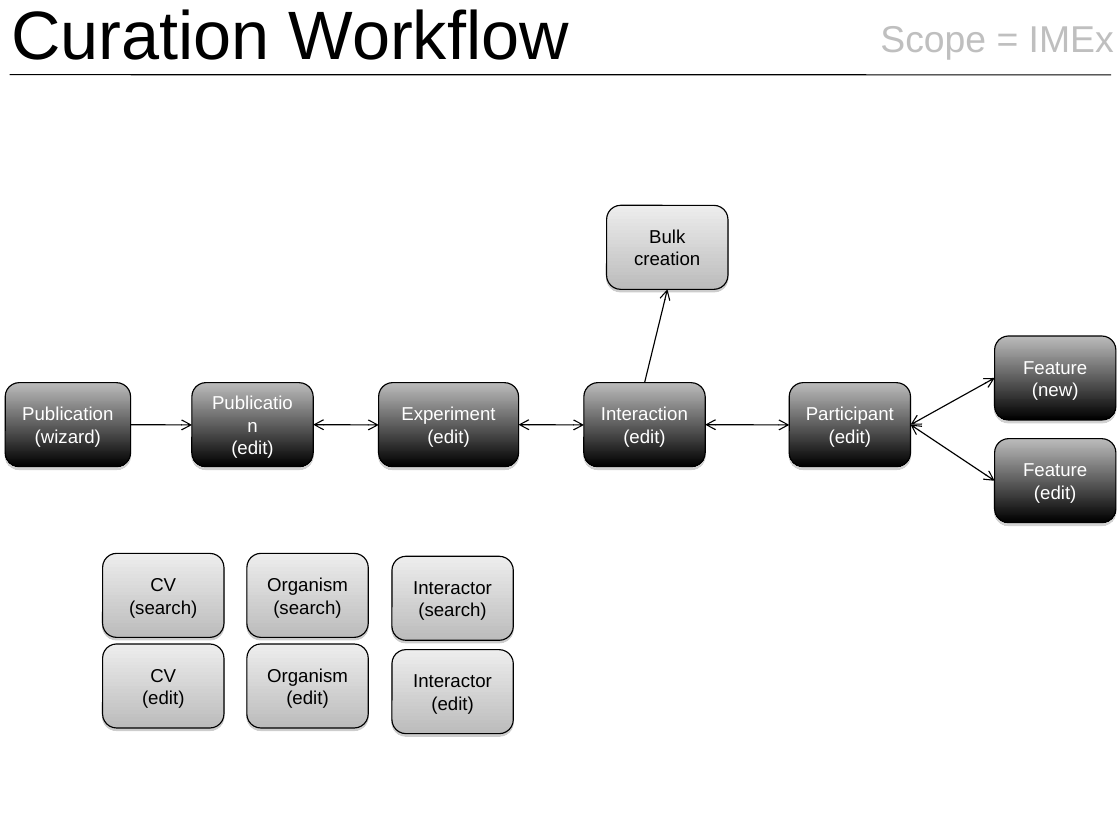
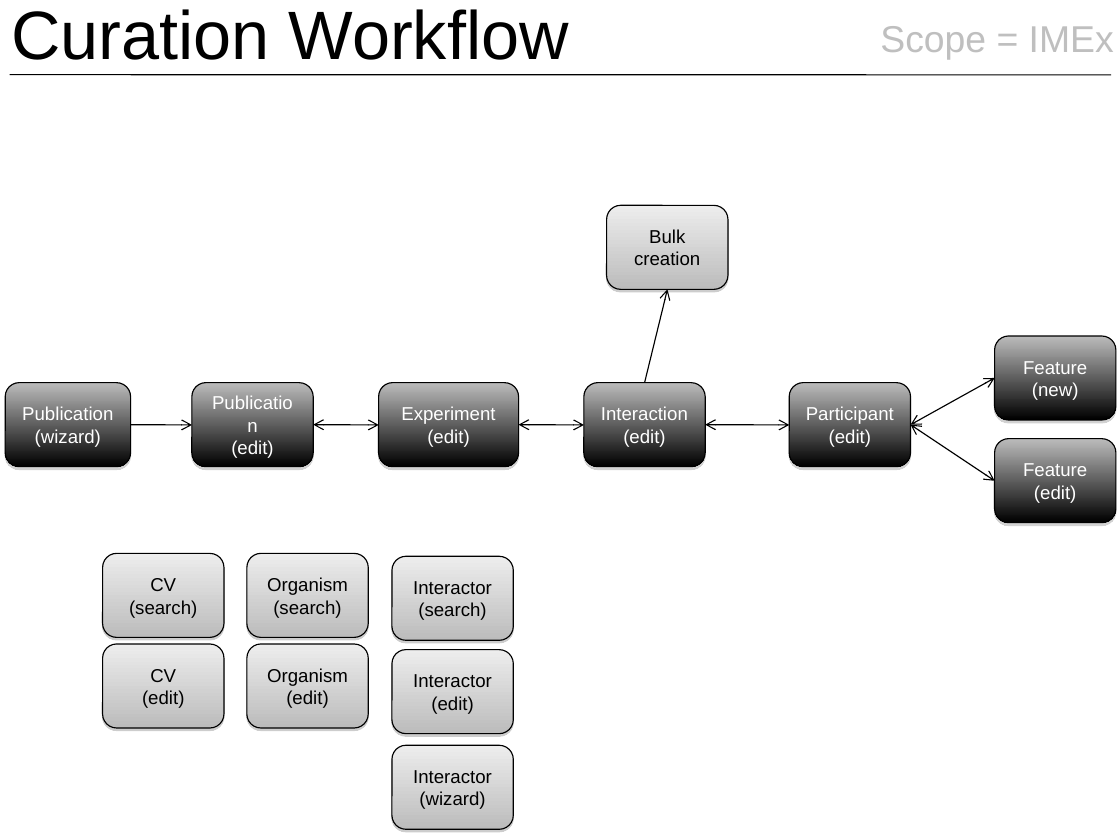
Before and after one commit to EBI-IntAct/intact, a slide deck: slide 2 of wiki/presentations/Editor-InteractiveMockups-IMEx.ppt. Drawn at 1120x840 pixels with LibreOffice and Linux fonts; fonts in the diff are those of the drawing. Boxes give left, top, right and bottom in pixels: in the first picture for what was removed or moved away, otherwise in the second. Text is boxed around its words. In the diff, an @@ line names an element or a change of style, - is before the commit and + after.

```diff
--- a/wiki/presentations/Editor-InteractiveMockups-IMEx.ppt
+++ b/wiki/presentations/Editor-InteractiveMockups-IMEx.ppt
@@ rounded rectangle added at (x1=392, y1=745, x2=513, y2=829), fill gradient #EDEDED to #BCBCBC, outline #000000 0.74 pt, 12 pt, text #000000 @@
+Interactor
+(wizard)
```
Also in this commit, not shown: 3 other slides changed, 1 slide added, 1 other file.
